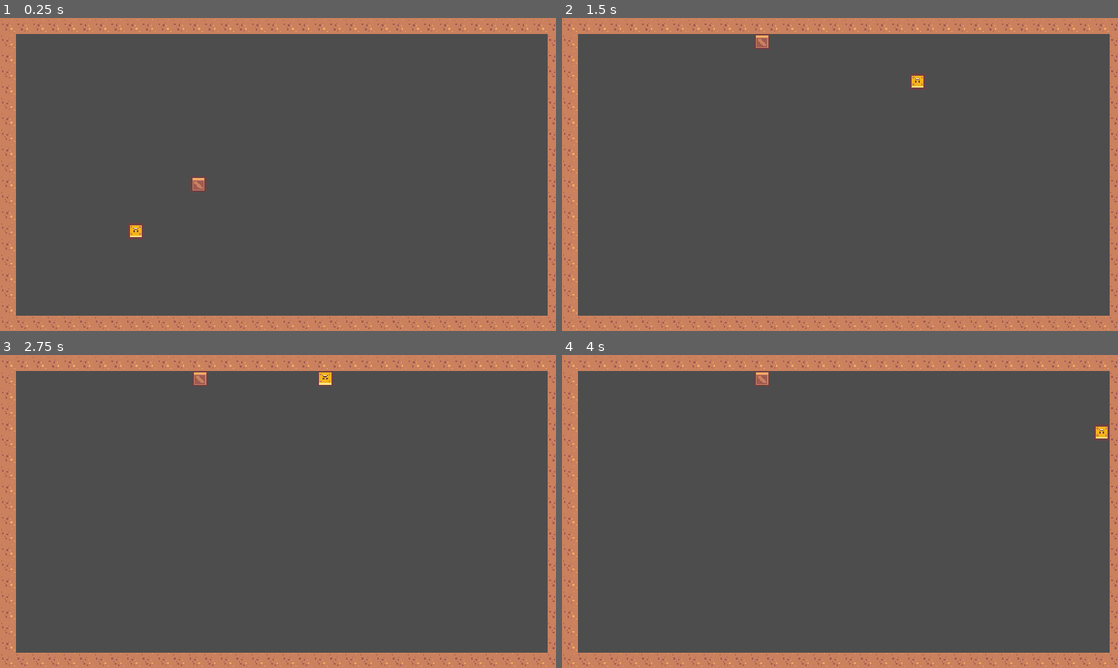
Above: before the commit, frames 1-4 (two rows, left to right).
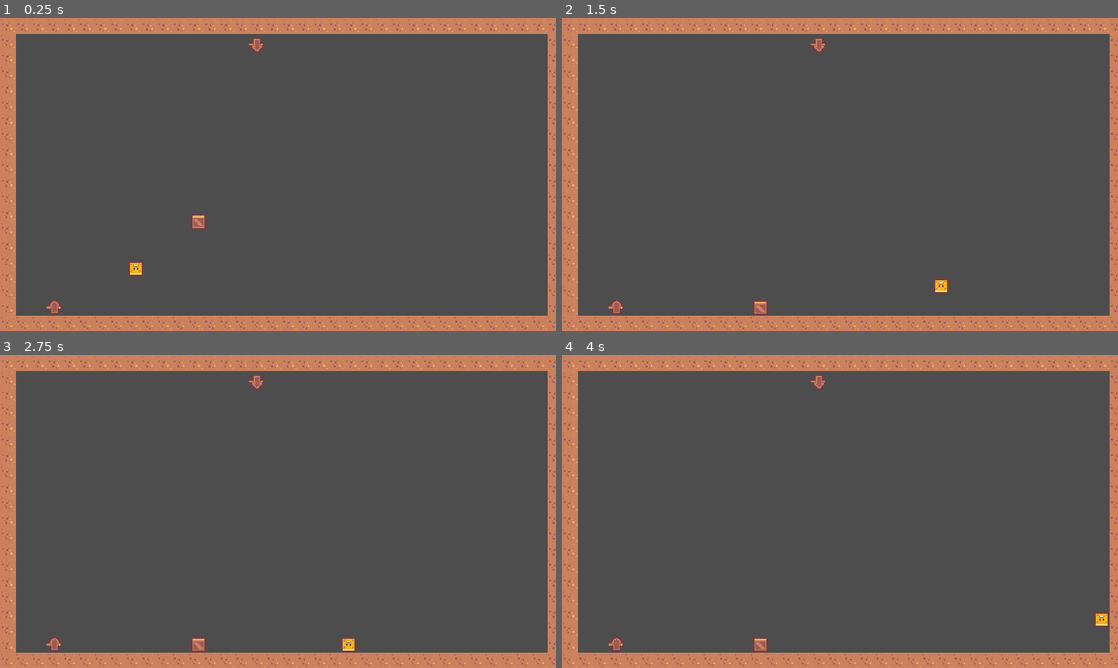
Above: after the commit, the same moments.

Repository: youer0219/Exocave
Game: Godot game, scene res://test/world.tscn
Two runs of this game, one before a commit and one after it. Both use one fixed random seed, a clock stepped at 60 frames per second and the inputs below.
Inputs:
- Up to frame 1 (0.25 s): no input
- Up to frame 2 (1.5 s): tap Enter (ui_accept) at 0.5, 0.6, 0.77, 1.07, 1.35 s; hold Right (ui_right) from 0.53 s (still down)
- Up to frame 3 (2.75 s): tap Enter (ui_accept) at 1.52, 1.82, 2.1 s; release Right (ui_right) at 2.03 s; hold Left (ui_left) from 2.03 s (still down)
- Up to frame 4 (4 s): release Left (ui_left) at 2.78 s; hold Right (ui_right) from 2.78 s (still down); tap Enter (ui_accept) at 2.85, 3.02, 3.32, 3.6, 3.77 s

The runs differ from the first frame. In frame 1, 0.8% of the frame differs, in the area x 8-48%, y 6-95%; in frame 2, 0.8%; in frame 3, 0.8%; in frame 4, 0.8%.

Commit message:
实现重力翻转触发器

Diff:
--- a/components/grivate_area_2d.gd
+++ b/components/grivate_area_2d.gd
@@ -8,8 +8,12 @@
 
 @export var gravity_state:GravityState = GravityState.DOWN:set = _set_gravity_state
 
-var default_gravity = ProjectSettings.get_setting("physics/2d/default_gravity")
-
 func _set_gravity_state(value:GravityState):
 	gravity_state = value
 	gravity_direction.y = gravity_state
+
+func _ready() -> void:
+	EventBus.gravity_flip.connect(
+		func():
+			gravity_state = GravityState.DOWN if gravity_state == GravityState.UP else GravityState.UP
+	)
--- a/global/event_bus.gd
+++ b/global/event_bus.gd
@@ -1 +1,4 @@
 extends Node
+
+
+signal gravity_flip
--- /dev/null
+++ b/test/gravity_flip_area_2d.gd
@@ -0,0 +1,7 @@
+extends Area2D
+class_name GravityFlipArea2D
+
+
+func _on_body_entered(body: Node2D) -> void:
+	if body is Player:
+		EventBus.gravity_flip.emit()
--- a/test/player.gd
+++ b/test/player.gd
@@ -1,9 +1,8 @@
 extends CharacterBody2D
+class_name Player
 
-
-const SPEED = 300.0
-const JUMP_VELOCITY = 400.0
-
+@export var speed:float = 300.0
+@export var jump_speed:float = 250.0
 
 func _physics_process(delta: float) -> void:
 
@@ -13,12 +12,12 @@
 		velocity += gravity * delta
 
 	if Input.is_action_just_pressed("ui_accept") and is_on_floor():
-		velocity.y = JUMP_VELOCITY * up_direction.y
+		velocity.y = jump_speed * up_direction.y
 
 	var direction := Input.get_axis("ui_left", "ui_right")
 	if direction:
-		velocity.x = direction * SPEED
+		velocity.x = direction * speed
 	else:
-		velocity.x = move_toward(velocity.x, 0, SPEED)
+		velocity.x = move_toward(velocity.x, 0, speed)
 
 	move_and_slide()
--- a/test/world.tscn
+++ b/test/world.tscn
@@ -7,6 +7,8 @@
 [ext_resource type="Script" uid="uid://kjk2x7wbqktm" path="res://test/player.gd" id="5_hqvew"]
 [ext_resource type="Texture2D" uid="uid://baq7k7lfw62ed" path="res://assets/kenney_pixel-platformer/Tiles/Characters/tile_0011.png" id="5_hxqi4"]
 [ext_resource type="Script" uid="uid://bdp0gdg1s7fpu" path="res://components/rigidbody_2d_pusher.gd" id="7_hqvew"]
+[ext_resource type="Script" uid="uid://boejsdf3ba6s5" path="res://test/gravity_flip_area_2d.gd" id="8_f47bs"]
+[ext_resource type="Texture2D" uid="uid://ccr1nf5nxr2o4" path="res://assets/kenney_pixel-platformer/Tiles/tile_0088.png" id="8_truut"]
 
 [sub_resource type="RectangleShape2D" id="RectangleShape2D_joln0"]
 size = Vector2(667, 381)
@@ -239,6 +241,8 @@
 [sub_resource type="RectangleShape2D" id="RectangleShape2D_lh2ud"]
 size = Vector2(18, 18)
 
+[sub_resource type="CircleShape2D" id="CircleShape2D_f47bs"]
+
 [node name="World" type="Node2D"]
 script = ExtResource("1_cnhom")
 metadata/_edit_lock_ = true
@@ -247,7 +251,6 @@
 position = Vector2(302, 192)
 gravity_space_override = 3
 script = ExtResource("4_bf7q6")
-gravity_state = -1
 
 [node name="CollisionShape2D" type="CollisionShape2D" parent="GravityArea2D"]
 position = Vector2(20.5, -10.5)
@@ -282,3 +285,31 @@
 [node name="Rigidbody2DPusher" type="Node2D" parent="Player" node_paths=PackedStringArray("body")]
 script = ExtResource("7_hqvew")
 body = NodePath("..")
+
+[node name="GravityFlipArea2Ds" type="Node2D" parent="."]
+
+[node name="GravityFlipArea2D" type="Area2D" parent="GravityFlipArea2Ds"]
+position = Vector2(62, 332)
+script = ExtResource("8_f47bs")
+
+[node name="CollisionShape2D" type="CollisionShape2D" parent="GravityFlipArea2Ds/GravityFlipArea2D"]
+shape = SubResource("CircleShape2D_f47bs")
+
+[node name="Sprite2D" type="Sprite2D" parent="GravityFlipArea2Ds/GravityFlipArea2D"]
+rotation = 1.5708
+texture = ExtResource("8_truut")
+flip_h = true
+
+[node name="GravityFlipArea2D2" type="Area2D" parent="GravityFlipArea2Ds"]
+position = Vector2(295, 31)
+script = ExtResource("8_f47bs")
+
+[node name="CollisionShape2D" type="CollisionShape2D" parent="GravityFlipArea2Ds/GravityFlipArea2D2"]
+shape = SubResource("CircleShape2D_f47bs")
+
+[node name="Sprite2D" type="Sprite2D" parent="GravityFlipArea2Ds/GravityFlipArea2D2"]
+rotation = 1.5708
+texture = ExtResource("8_truut")
+
+[connection signal="body_entered" from="GravityFlipArea2Ds/GravityFlipArea2D" to="GravityFlipArea2Ds/GravityFlipArea2D" method="_on_body_entered"]
+[connection signal="body_entered" from="GravityFlipArea2Ds/GravityFlipArea2D2" to="GravityFlipArea2Ds/GravityFlipArea2D2" method="_on_body_entered"]
Not shown, added: test/gravity_flip_area_2d.gd.uid
Not shown: 1 places in test/world.tscn that only renumber resources
